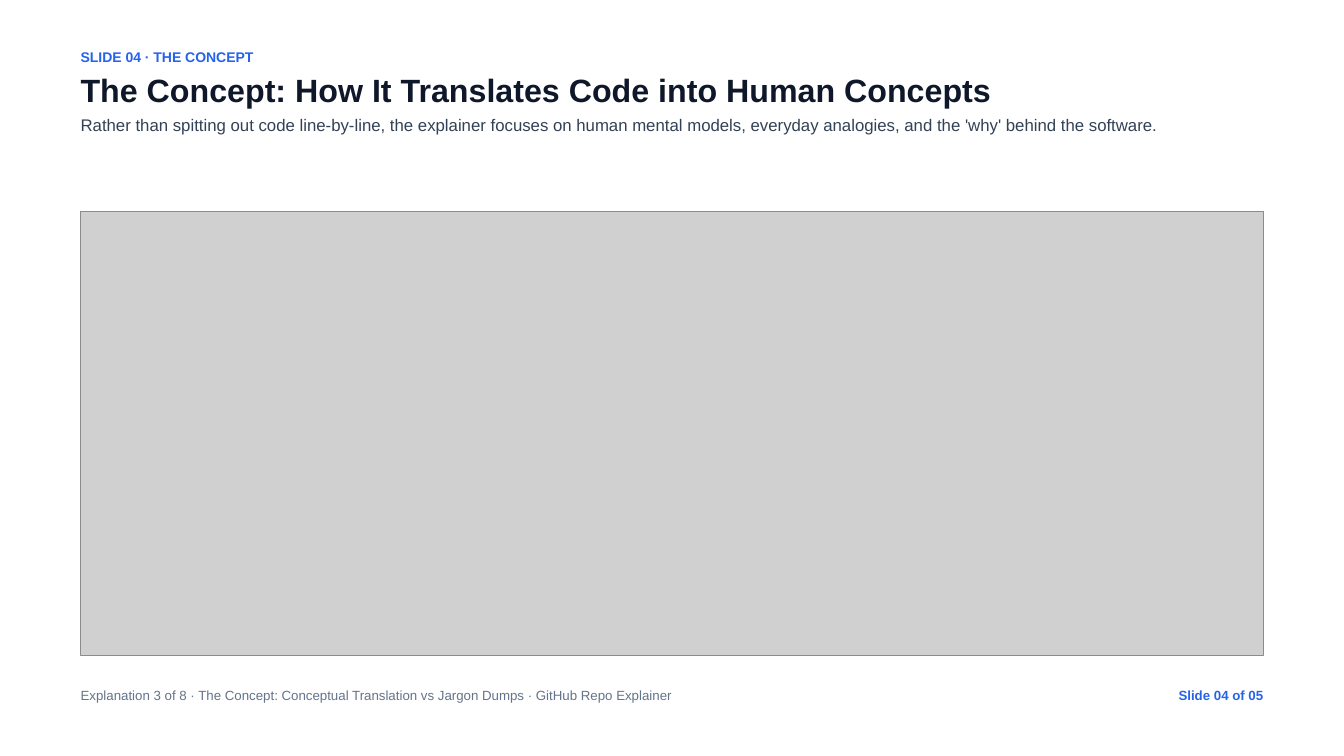
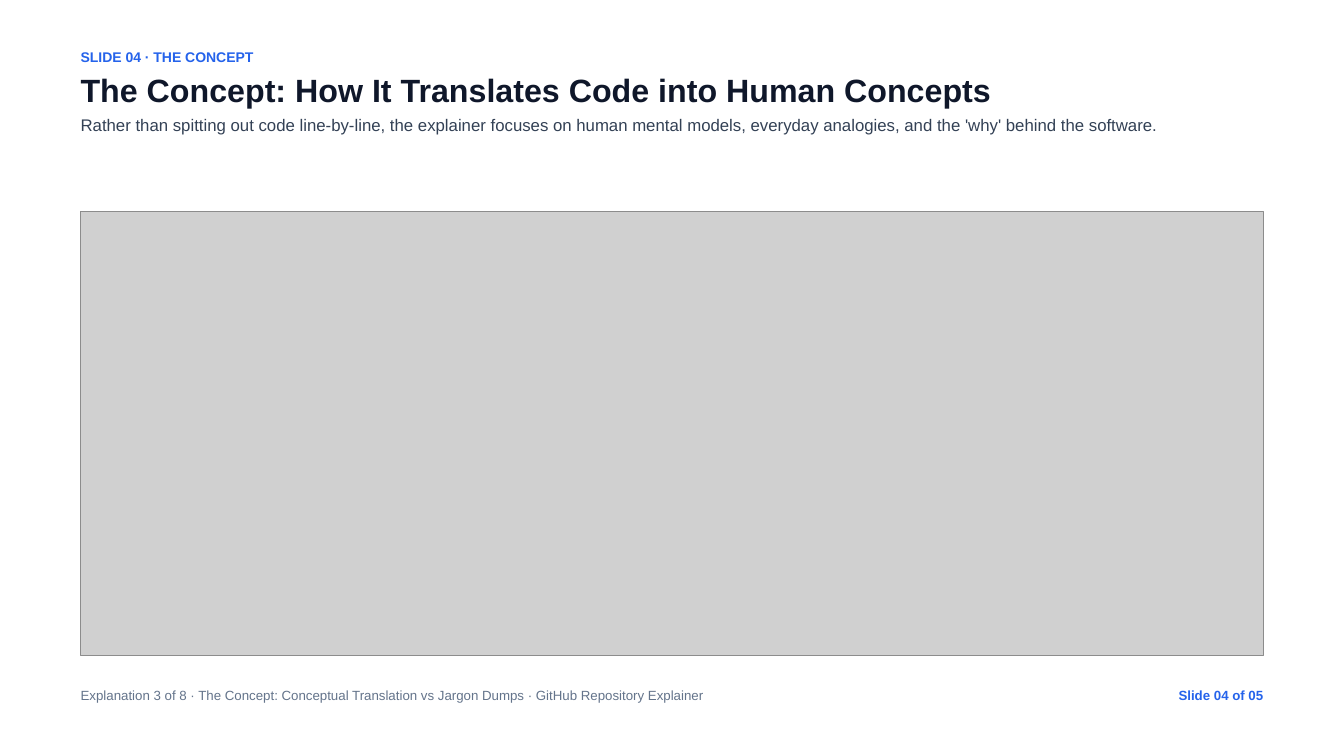
Before and after one commit to agrwl-utkarsh/mini2, a slide deck: slide 4 of presentation.pptx. Drawn at 1344x756 pixels with LibreOffice and Linux fonts; fonts in the diff are those of the drawing; grey boxes stand for pictures. Boxes give left, top, right and bottom in pixels: in the first picture for what was removed or moved away, otherwise in the second. Text is boxed around its words. In the diff, an @@ line names an element or a change of style, - is before the commit and + after.

Commit message:
Replace 'repo' with full word 'repository' across UI, API, presentation, and synopsis

```diff
--- a/presentation.pptx
+++ b/presentation.pptx
@@ text at (x1=81, y1=690, x2=703, y2=703): text changed @@
-Explanation 3 of 8 · The Concept: Conceptual Translation vs Jargon Dumps · GitHub Repo Explainer
+Explanation 3 of 8 · The Concept: Conceptual Translation vs Jargon Dumps · GitHub Repository Explainer
```
Also in this commit, not shown: 4 other slides changed, 7 other files.
